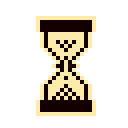
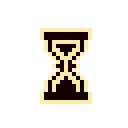
The second 128x128 image is a revision of the first. Changes to its layers:
painted on "watch.png" over [36, 16, 96, 116]
